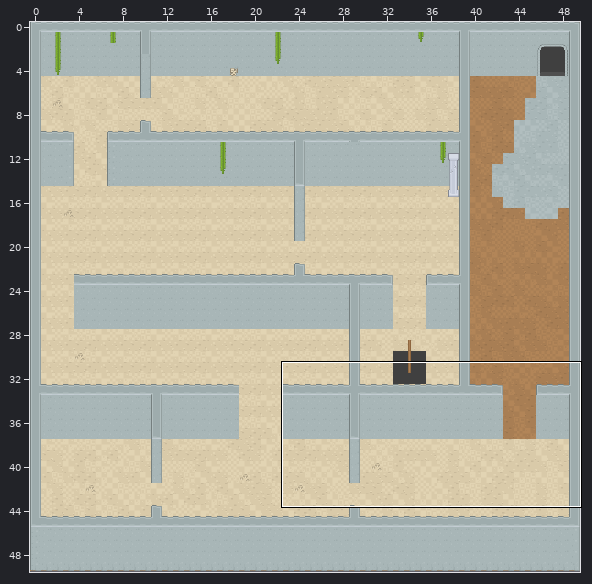
A Tiled map gets an edit: assets/floorTwo.tmx. The first picture is a wide view before the edit; the outline marks the close-up.
Close-up. Old version:
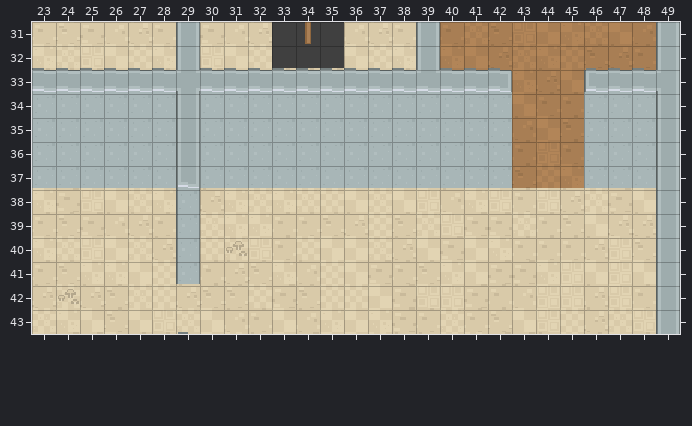
Cells are 16x16 px. Shown: x 23..49, y 31..43. The commit also changed other parts of the map, which this record leaves out.
Now the later version:
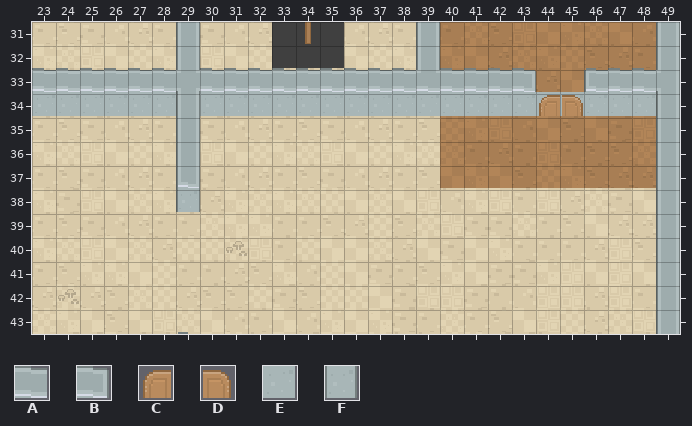
Key: from "tilemap_packed": A 10, B 11, C 21, D 21 flipped left-right, E 65, F 67.
_ is an empty cell, . an unchanged one.
From old to new:
--- layer "Wall"
@@ x 23..48 @@
-34 ....................___...
-35 EEEEEE.EEEEEEEEEEEEE...EEE
-36 EEEEEE.EEEEEEEEEEEEE...EEE
-37 EEEEEE.EEEEEEEEEEEEE...EEE
+34 ....................EEE...
+35 ______._____________...___
+36 ______._____________...___
+37 ______._____________...___
@@ x 29..29 @@
-39 F
-40 F
-41 F
+39 _
+40 _
+41 _
--- layer "Decorations"
@@ x 42..45 @@
-33 __..
-34 ..__
+33 AB..
+34 ..CD
